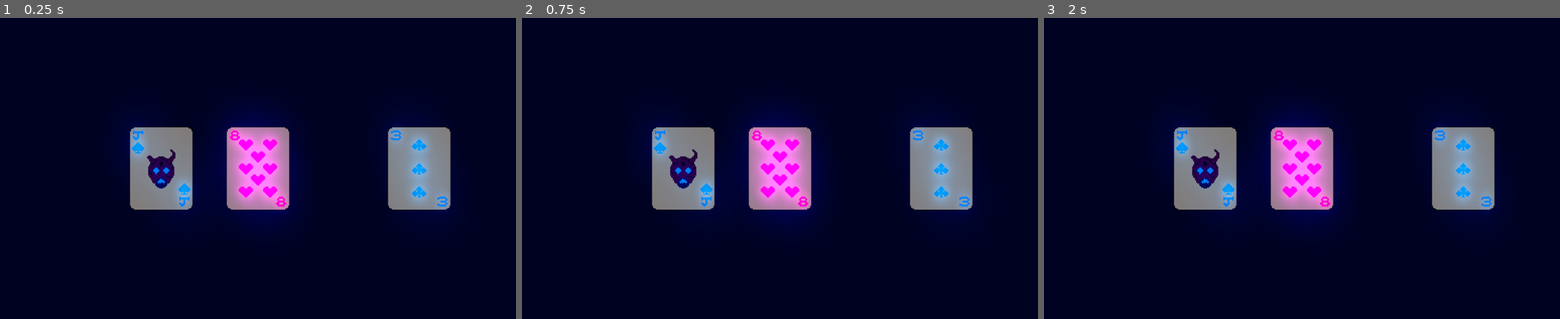
Above: before the commit, frames 1-3 (left to right).
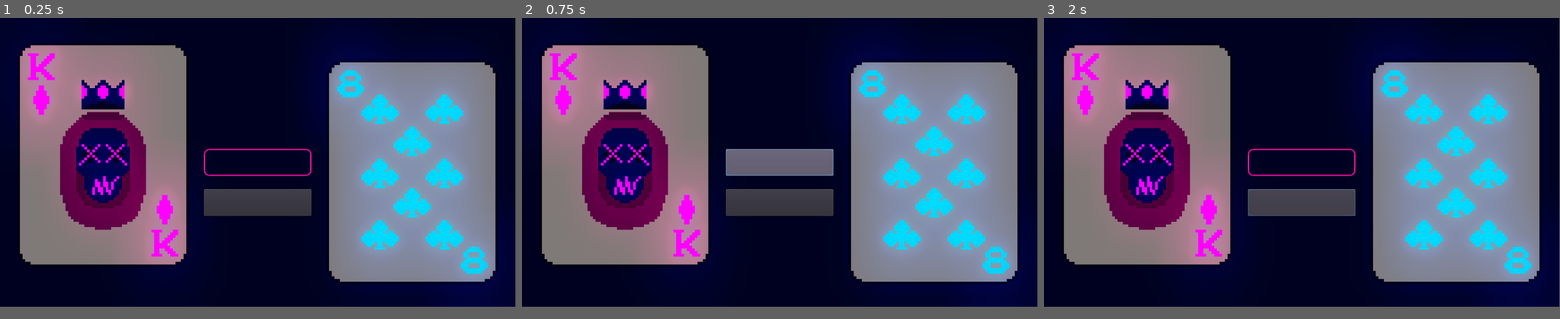
Above: after the commit, the same moments.

Repository: McLovin3/QuipPoker
Game: Godot game, scene res://MainMenu.tscn
Same seed, same stepped clock (60 frames per second), same inputs: the game is played once before the commit and once after it. Before the commit the project starts from res://MainScene.tscn.
Inputs (mouse positions are in pixels of both pictures, inside the frame that each line leads up to):
- Up to frame 1 (0.25 s): no input
- Up to frame 2 (0.75 s): click (780, 168) at 0.52 s
- Up to frame 3 (2 s): click (1302, 210) at 1.27 s
The window is 800x468 before the commit and 799x449 after it. Grey fills any space a smaller window leaves; there, only what the larger window draws over its background counts as a difference.

The runs differ from the first frame. In frame 1, 52% of the frame differs, in the area x 3-98%, y 8-96%; in frame 2, 52%; in frame 3, 52%.

Commit message:
PerfectedGlow

Diff:
--- a/Card/Card.tscn
+++ b/Card/Card.tscn
@@ -14,4 +14,4 @@
 modulate = Color( 0.5, 0.5, 0.5, 1 )
 
 [node name="CardForeground" type="Sprite" parent="."]
-modulate = Color( 1.2, 1.2, 1.2, 1 )
+modulate = Color( 2.5, 2.5, 2.5, 1 )
--- a/GlowEffect.tscn
+++ b/GlowEffect.tscn
@@ -3,10 +3,7 @@
 [sub_resource type="Environment" id=1]
 background_mode = 4
 glow_enabled = true
-glow_intensity = 1.5
-glow_strength = 1.3
-glow_hdr_threshold = 0.9
-glow_hdr_scale = 0.3
+glow_hdr_scale = 0.9
 
 [node name="WorldEnvironment" type="WorldEnvironment"]
 environment = SubResource( 1 )
--- /dev/null
+++ b/MainMenu.tscn
@@ -0,0 +1,58 @@
+[gd_scene load_steps=7 format=2]
+
+[ext_resource path="res://Card/Sprites/Clubs/EightOfClubs.png" type="Texture" id=1]
+[ext_resource path="res://Card/Sprites/Faces/King.png" type="Texture" id=2]
+[ext_resource path="res://Card/Card.tscn" type="PackedScene" id=3]
+[ext_resource path="res://Card/Sprites/Diamonds/KingOfDiamonds.png" type="Texture" id=4]
+
+[sub_resource type="StyleBoxFlat" id=1]
+bg_color = Color( 0.6, 0.6, 0.6, 0 )
+border_width_left = 2
+border_width_top = 2
+border_width_right = 2
+border_width_bottom = 2
+border_color = Color( 0.960784, 0, 0.470588, 1 )
+corner_radius_top_left = 10
+corner_radius_top_right = 10
+corner_radius_bottom_right = 10
+corner_radius_bottom_left = 10
+
+[sub_resource type="Theme" id=2]
+Button/styles/normal = SubResource( 1 )
+
+[node name="CanvasLayer" type="Node2D"]
+
+[node name="CanvasLayer" type="CanvasLayer" parent="."]
+
+[node name="JoinButton" type="Button" parent="CanvasLayer"]
+modulate = Color( 1.5, 1.5, 1.5, 1 )
+anchor_left = 0.5
+anchor_top = 0.5
+anchor_right = 0.5
+anchor_bottom = 0.5
+margin_left = -100.0
+margin_top = -25.0
+margin_right = 100.0
+margin_bottom = 25.0
+theme = SubResource( 2 )
+
+[node name="HostButton" type="Button" parent="CanvasLayer"]
+anchor_left = 0.5
+anchor_top = 0.5
+anchor_right = 0.5
+anchor_bottom = 0.5
+margin_left = -100.0
+margin_top = 50.0
+margin_right = 100.0
+margin_bottom = 100.0
+
+[node name="Node2D" parent="." instance=ExtResource( 3 )]
+position = Vector2( 192, 256 )
+scale = Vector2( 5, 5 )
+card_foreground = ExtResource( 4 )
+card_background = ExtResource( 2 )
+
+[node name="Node2D2" parent="." instance=ExtResource( 3 )]
+position = Vector2( 768, 288 )
+scale = Vector2( 5, 5 )
+card_foreground = ExtResource( 1 )
--- a/MainScene.tscn
+++ b/MainScene.tscn
@@ -1,11 +1,8 @@
-[gd_scene load_steps=7 format=2]
+[gd_scene load_steps=4 format=2]
 
 [ext_resource path="res://Card/Card.tscn" type="PackedScene" id=1]
 [ext_resource path="res://GlowEffect.tscn" type="PackedScene" id=2]
-[ext_resource path="res://Card/Sprites/Hearts/EightOfHearts.png" type="Texture" id=3]
-[ext_resource path="res://Card/Sprites/Clubs/ThreeOfClubs.png" type="Texture" id=4]
-[ext_resource path="res://Card/Sprites/Spades/JackOfSpades.png" type="Texture" id=12]
-[ext_resource path="res://Card/Sprites/Faces/Jack.png" type="Texture" id=14]
+[ext_resource path="res://Card/Sprites/Hearts/AceOfHearts.png" type="Texture" id=10]
 
 [node name="Node2D" type="Node2D"]
 
@@ -14,15 +11,7 @@
 zoom = Vector2( 0.5, 0.5 )
 
 [node name="Node2D" parent="." instance=ExtResource( 1 )]
-card_foreground = ExtResource( 3 )
+position = Vector2( -128, -32 )
+card_foreground = ExtResource( 10 )
 
 [node name="WorldEnvironment" parent="." instance=ExtResource( 2 )]
-
-[node name="Jack" parent="." instance=ExtResource( 1 )]
-position = Vector2( -96, 0 )
-card_foreground = ExtResource( 12 )
-card_background = ExtResource( 14 )
-
-[node name="Node2D" parent="Jack" instance=ExtResource( 1 )]
-position = Vector2( 256, 0 )
-card_foreground = ExtResource( 4 )
--- a/project.godot
+++ b/project.godot
@@ -11,9 +11,18 @@
 [application]
 
 config/name="QuipPoker"
-run/main_scene="res://MainScene.tscn"
+run/main_scene="res://MainMenu.tscn"
 boot_splash/bg_color=Color( 0.141176, 0.141176, 0.141176, 1 )
 config/icon="res://icon.png"
+
+[autoload]
+
+GlowEffect="*res://GlowEffect.tscn"
+
+[display]
+
+window/size/width=960
+window/size/height=540
 
 [gui]
 
@@ -25,7 +34,6 @@
 
 [rendering]
 
-quality/driver/driver_name="GLES2"
 vram_compression/import_etc=true
 vram_compression/import_etc2=false
 environment/default_clear_color=Color( 0, 0.00784314, 0.129412, 1 )
